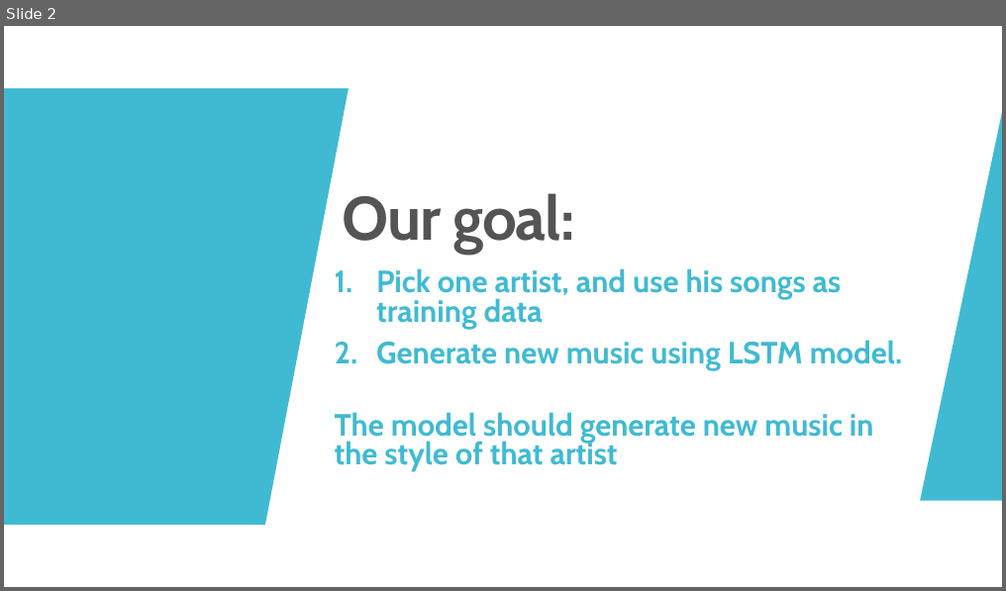
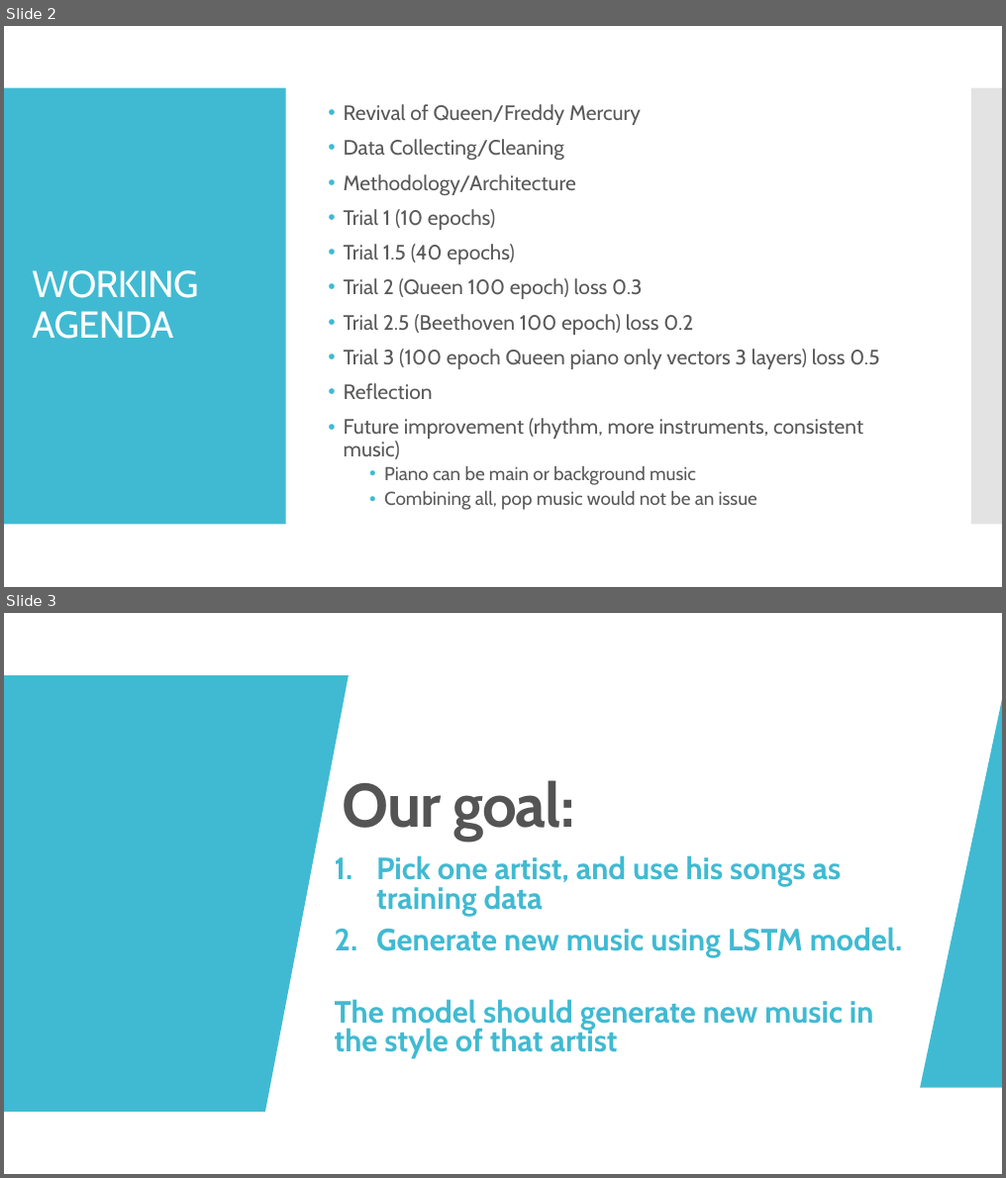
Before and after one commit to mawuliadjei/neuralnetmusicprediction, a slide deck: Generating music with LSTM.pptx. Shown one above the other, each under a label of ours: slide 2 before the commit, slides 2 and 3 after it. The pictures are 1006x591 and 1006x1178 pixels, drawn with LibreOffice and Linux fonts; fonts in the diff are those of the drawing. Boxes give left, top, right and bottom in pixels: in the first picture for what was removed or moved away, otherwise in the second. Text is boxed around its words. In the diff, an @@ line names an element or a change of style, - is before the commit and + after.

```diff
--- a/Generating music with LSTM.pptx
+++ b/Generating music with LSTM.pptx
@@ slide 2 added at [4,26,1002,587], background #FFFFFF @@
@@ rectangle added at [4,88,286,525], fill #40BAD2 @@
@@ text added at [344,104,879,510], 20 pt, text #595959 @@
+• Revival of Queen/Freddy Mercury
+• Data Collecting/Cleaning
+• Methodology/Architecture
+• Trial 1 (10 epochs)
+• Trial 1.5 (40 epochs)
+• Trial 2 (Queen 100 epoch) loss 0.3
+• Trial 2.5 (Beethoven 100 epoch) loss 0.2
+• Trial 3 (100 epoch Queen piano only vectors 3 layers) loss 0.5
+• Reflection
+• Future improvement (rhythm, more instruments, consistent music)
+  • Piano can be main or background music
+  • Combining all, pop music would not be an issue
@@ rectangle added at [971,88,1002,525], fill #C8C8C8 at 50% opacity @@
@@ title added at [32,271,198,339], 36 pt, text #FFFFFF @@
+WORKING AGENDA
@@ what was slide 2 is now slide 3 @@
```
Also in this commit, not shown: 1 slide changed, 6 other slides added.
